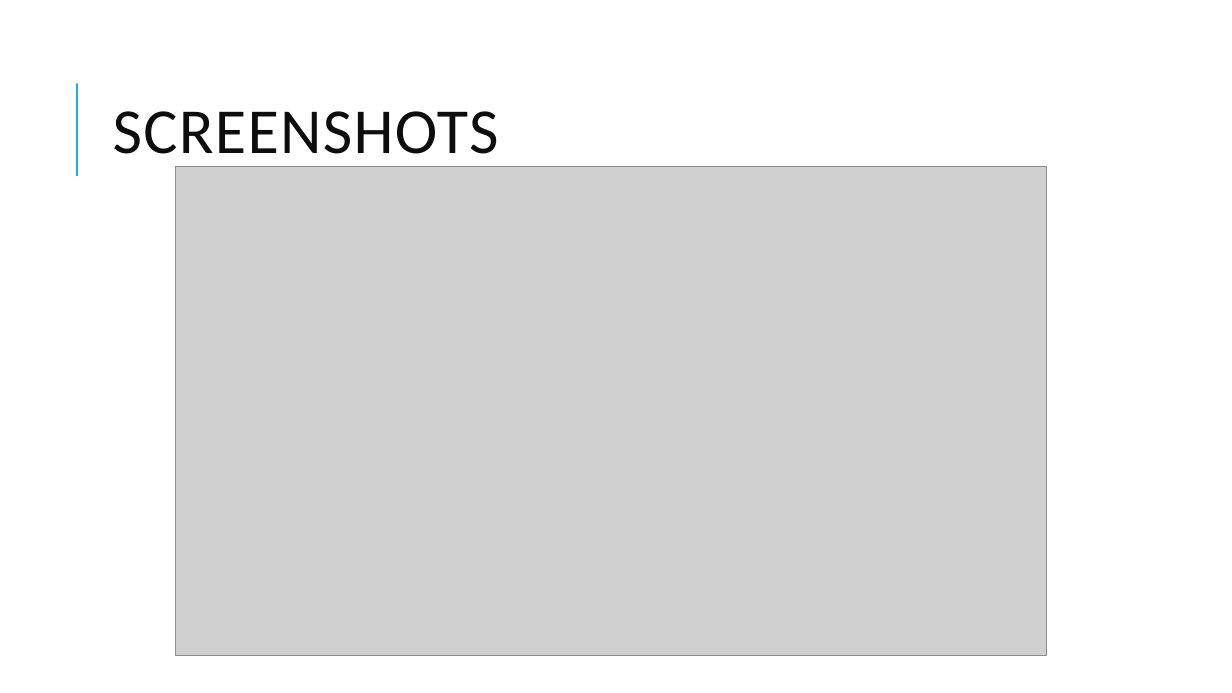
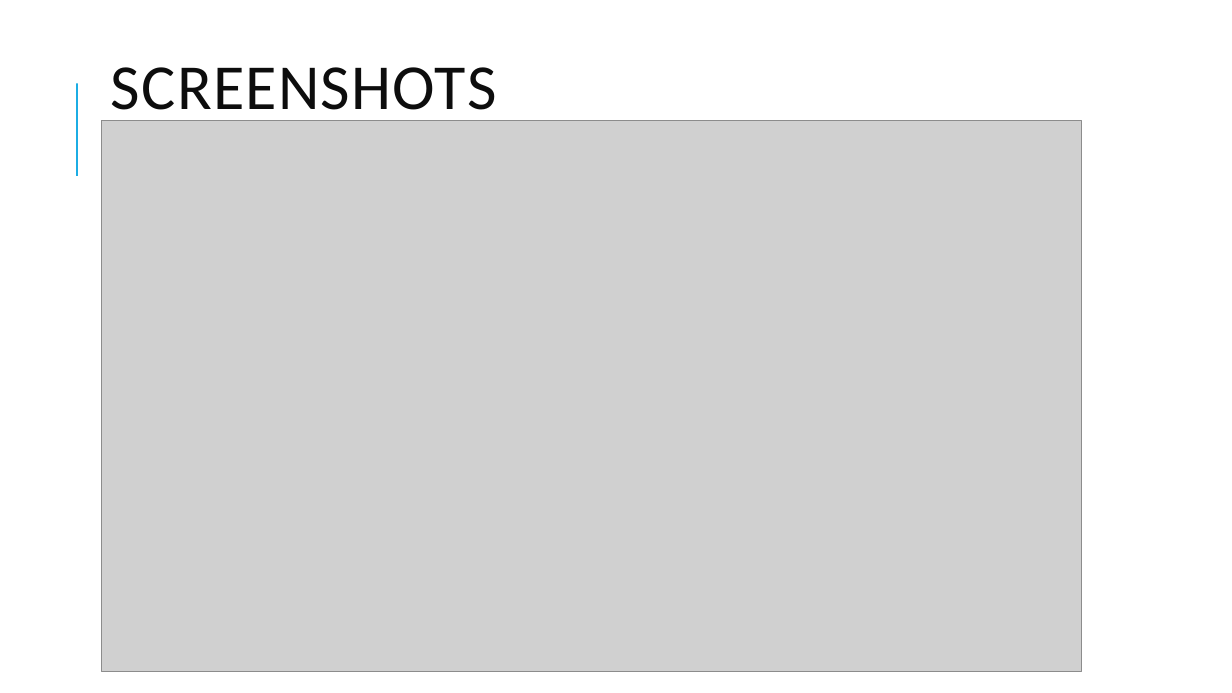
Before and after one commit to IshaanG/CodeChef-Buddy, a slide deck: slide 6 of Codechef buddy1.odp. Drawn at 1232x693 pixels with LibreOffice and Linux fonts; fonts in the diff are those of the drawing; grey boxes stand for pictures. Boxes give left, top, right and bottom in pixels: in the first picture for what was removed or moved away, otherwise in the second. Text is boxed around its words. In the diff, an @@ line names an element or a change of style, - is before the commit and + after.

```diff
--- a/Codechef buddy1.odp
+++ b/Codechef buddy1.odp
@@ title "SCREENSHOTS": place and size @@
-title "SCREENSHOTS" at [113, 111, 499, 168]
+title "SCREENSHOTS" at [111, 67, 497, 124]
@@ picture: place and size @@
-picture at [176, 166, 1046, 656]
+picture at [102, 120, 1081, 671]
```
Also in this commit, not shown: 7 other slides changed, 1 slide removed.
